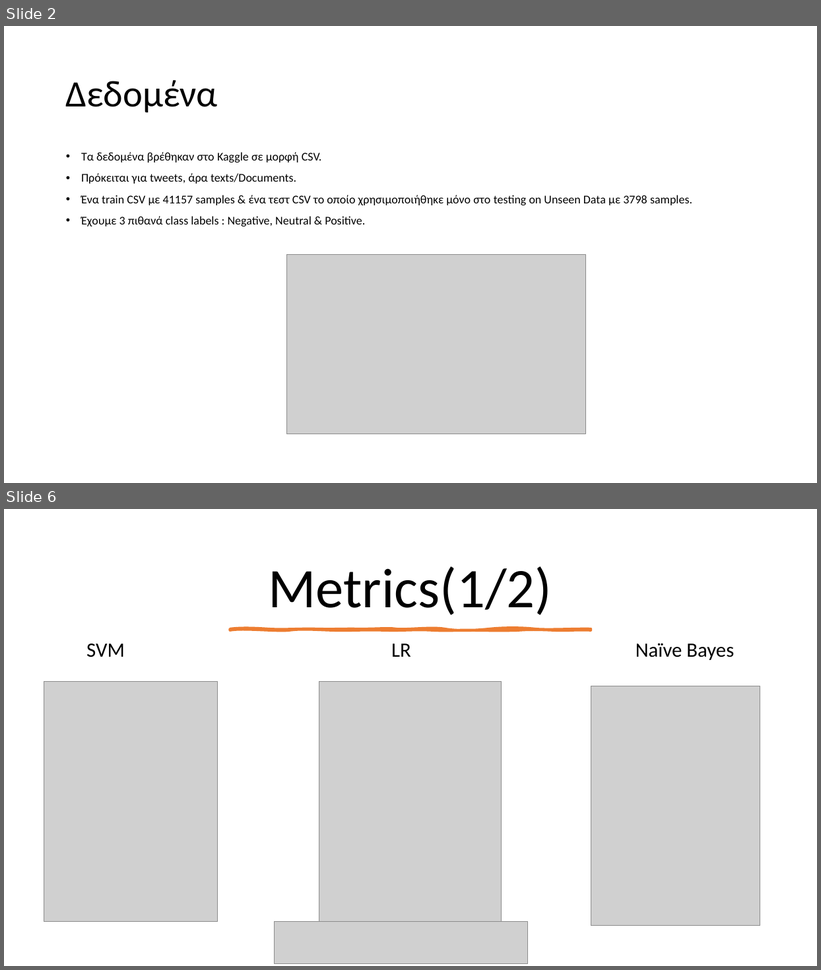
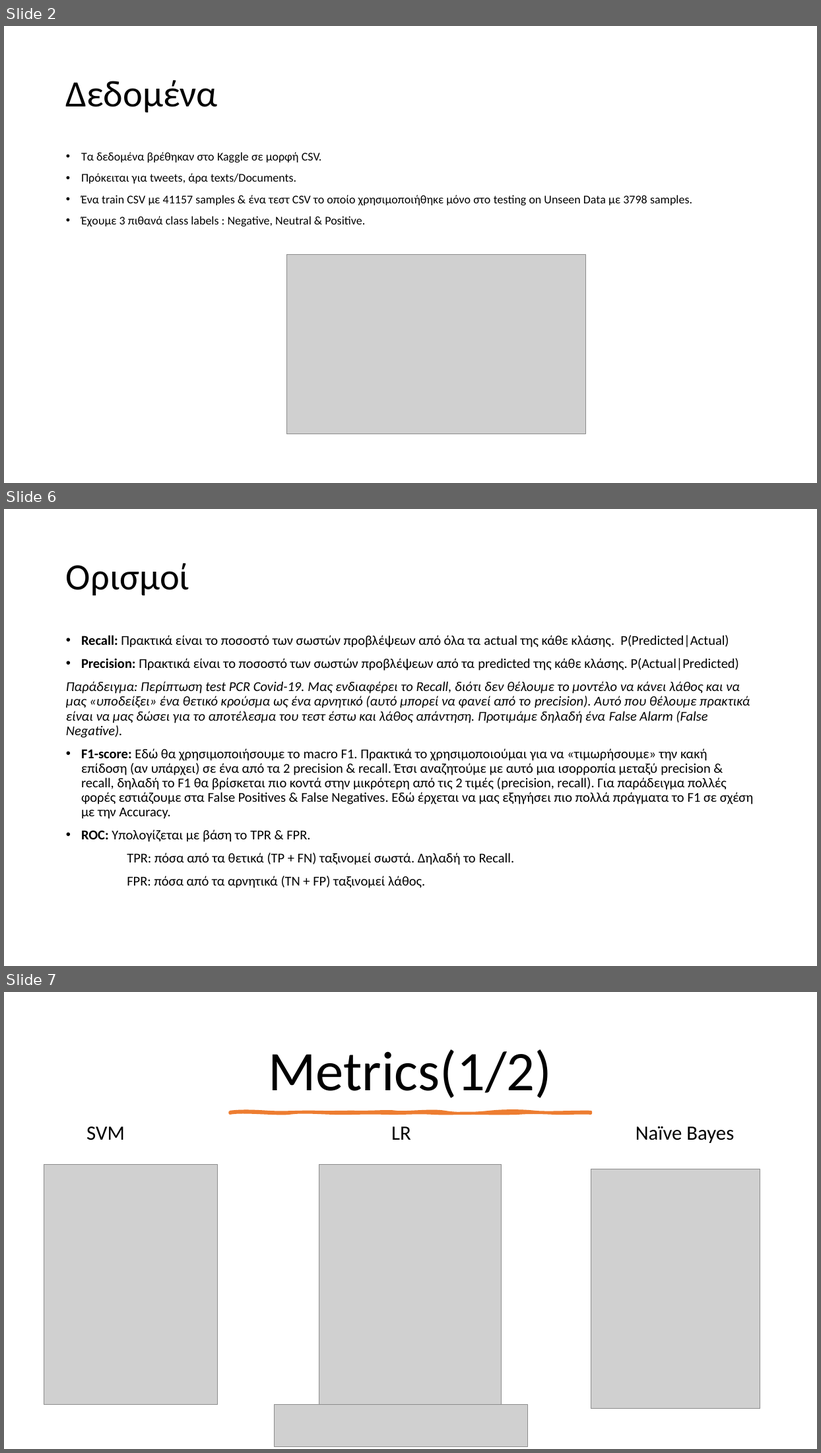
Before and after one commit to icsd13152/Sentiment_Analysis_Covid19, a slide deck: Presentation.pptx. Shown one above the other, each under a label of ours: slides 2 and 6 before the commit, slides 2, 6 and 7 after it; the slides between them are not shown. The pictures are 821x970 and 821x1453 pixels, drawn with LibreOffice and Linux fonts; fonts in the diff are those of the drawing; grey boxes stand for pictures. Boxes give left, top, right and bottom in pixels: in the first picture for what was removed or moved away, otherwise in the second. Text is boxed around its words. In the diff, an @@ line names an element or a change of style, - is before the commit and + after.

```diff
--- a/Presentation.pptx
+++ b/Presentation.pptx
@@ slide 6 added at [4, 509, 817, 966], background #FFFFFF @@
@@ title added at [66, 563, 189, 595], 44 pt, text #000000 @@
+Ορισμοί
@@ text added at [66, 635, 753, 889], 16 pt, text #000000 @@
+• Recall: Πρακτικά είναι το ποσοστό των σωστών προβλέψεων από όλα τα actual της κάθε κλάσης. P(Predicted|Actual)
+• Precision: Πρακτικά είναι το ποσοστό των σωστών προβλέψεων από τα predicted της κάθε κλάσης. P(Actual|Predicted)
+Παράδειγμα: Περίπτωση test PCR Covid-19. Μας ενδιαφέρει το Recall, διότι δεν θέλουμε το μοντέλο να κάνει λάθος και να μας «υποδείξει» ένα θετικό κρούσμα ως ένα αρνητικό (αυτό μπορεί να φανεί από το precision). Αυτό που θέλουμε πρακτικά είναι να μας δώσει για το αποτέλεσμα του τεστ έστω και λάθος απάντηση. Προτιμάμε δηλαδή ένα False Alarm (False Negative).
+• F1-score: Εδώ θα χρησιμοποιήσουμε το macro F1. Πρακτικά το χρησιμοποιούμαι για να «τιμωρήσουμε» την κακή επίδοση (αν υπάρχει) σε ένα από τα 2 precision & recall. Έτσι αναζητούμε με αυτό μια ισορροπία μεταξύ precision & recall, δηλαδή το F1 θα βρίσκεται πιο κοντά στην μικρότερη από τις 2 τιμές (precision, recall). Για παράδειγμα πολλές φορές εστιάζουμε στα False Positives & False Negatives. Εδώ έρχεται να μας εξηγήσει πιο πολλά πράγματα το F1 σε σχέση με την Accuracy.
+• ROC: Υπολογίζεται με βάση το TPR & FPR.
+TPR: πόσα από τα θετικά (TP + FN) ταξινομεί σωστά. Δηλαδή το Recall.
+FPR: πόσα από τα αρνητικά (TN + FP) ταξινομεί λάθος.
@@ what was slide 6 is now slide 7 @@
```
Also in this commit, not shown: 3 slides changed, 5 other slides added, 2 slides removed, 7 other files.
